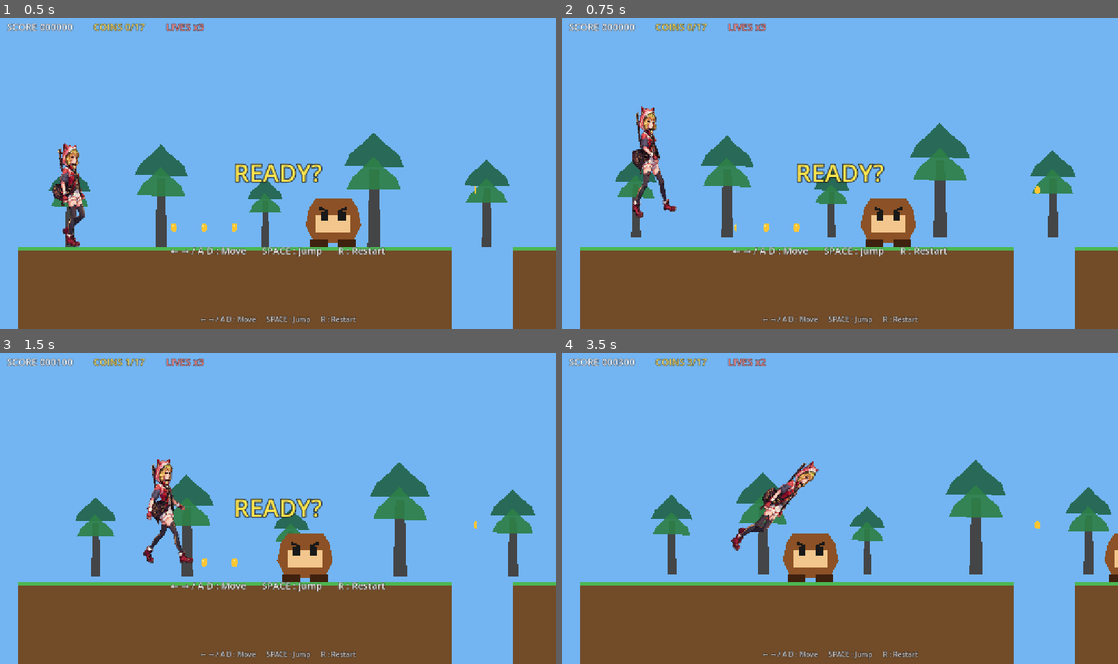
Above: before the commit, frames 1-4 (two rows, left to right).
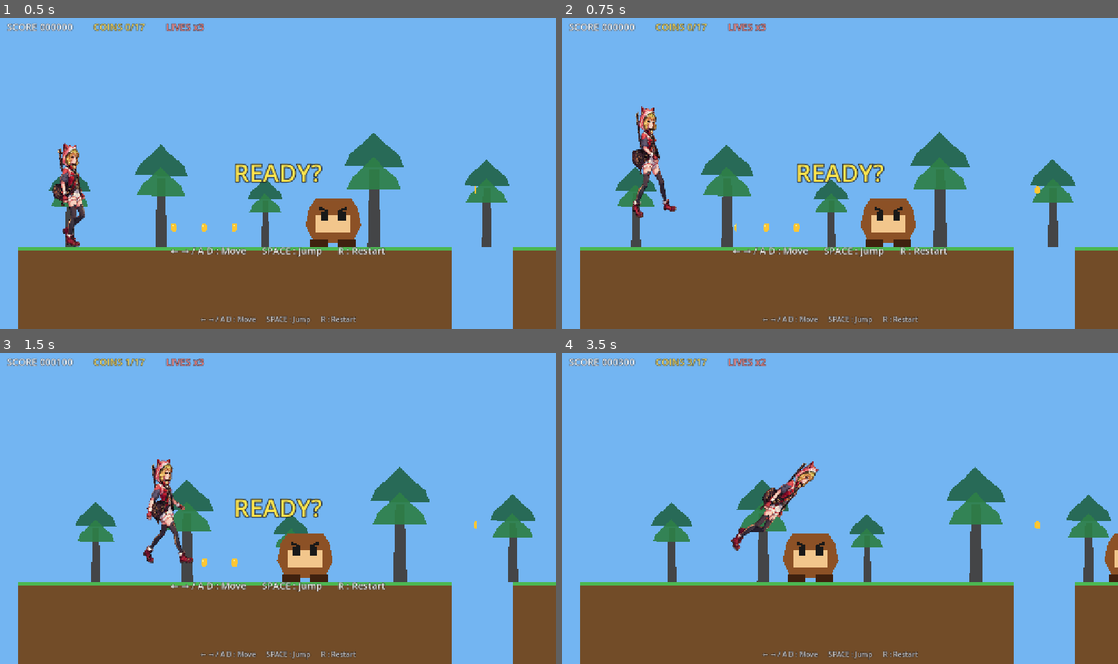
Above: after the commit, the same moments.

Repository: Daihamamatsu/godot_test
Game: Godot game, scene res://scenes/main.tscn
The game is run twice, just before and just after one commit, with the same random seed, the same clock (stepped at 60 frames per second) and the same inputs.
Inputs:
- Up to frame 1 (0.5 s): no input
- Up to frame 2 (0.75 s): tap Enter at 0.5 s; hold D (move_right) from 0.53 s (still down); hold Space (jump) from 0.53 s (still down)
- Up to frame 3 (1.5 s): keep holding D (move_right); release Space (jump) at 1.28 s; tap Space (jump) at 1.35 s
- Up to frame 4 (3.5 s): tap Space (jump) at 1.52, 1.82, 2.85, 3.02, 3.32 s; release D (move_right) at 2.03 s; hold A (move_left) 2.03-2.78 s; hold Space (jump) 2.03-2.78 s; hold D (move_right) from 2.78 s (still down)

Frame 1 is identical in both runs. In frame 2, 3.6% of the frame differs, in the area x 9-93%, y 33-74%; in frame 3, 2.0%; in frame 4, 2.8%.

Commit message:
fix: ジャンプ時の中景の上下移動を止める (Issue #15)

Diff:
--- a/scripts/main.gd
+++ b/scripts/main.gd
@@ -67,6 +67,7 @@
 var _test_ok := true
 var _test_camera_origin := Vector2.ZERO
 var _test_forest_origin := Vector2.ZERO
+var _test_forest_y_origin := 0.0
 
 
 func _ready() -> void:
@@ -427,7 +428,8 @@
 	if camera == null:
 		return
 	var camera_delta := camera.global_position - midground_camera_origin
-	midground_forest.position = camera_delta * (1.0 - MIDGROUND_SCROLL_FACTOR)
+	# 中景の奥行き差は横スクロールだけに適用し、ジャンプでは木を上下させない。
+	midground_forest.position.x = camera_delta.x * (1.0 - MIDGROUND_SCROLL_FACTOR)
 
 
 func _run_test_step() -> void:
@@ -439,6 +441,7 @@
 			_check(_midground_forest_ok(), "midground-forest")
 			_test_camera_origin = (player.get_node("Camera2D") as Camera2D).global_position
 			_test_forest_origin = midground_forest.position
+			_test_forest_y_origin = midground_forest.position.y
 			_check(_player_walk_sprite_ok(), "player-sprite")
 			_check(_player_collision_ok(), "player-collision")
 			_check(_enemy_collision_ok(), "enemy-collision")
@@ -450,6 +453,7 @@
 		34:
 			_check(player.velocity.y < -100.0, "jump-velocity")
 			_check(player.global_position.x > 120.0, "move-right")
+			_check(absf(midground_forest.position.y - _test_forest_y_origin) < 0.01, "midground-jump-height")
 		45:
 			Input.action_release("jump")
 			Input.action_release("move_right")
